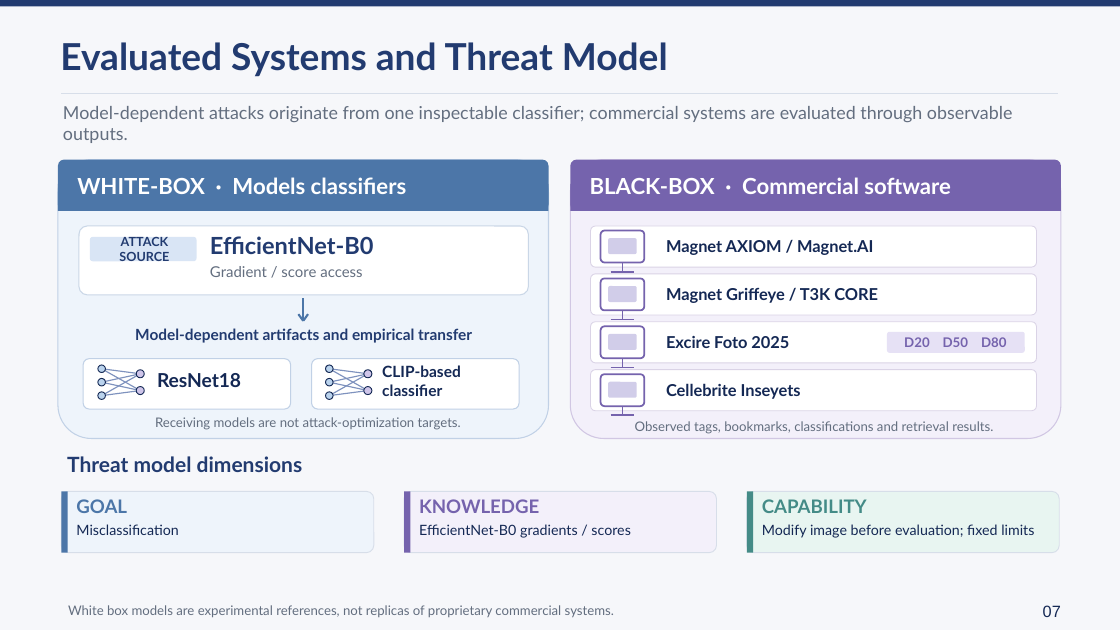
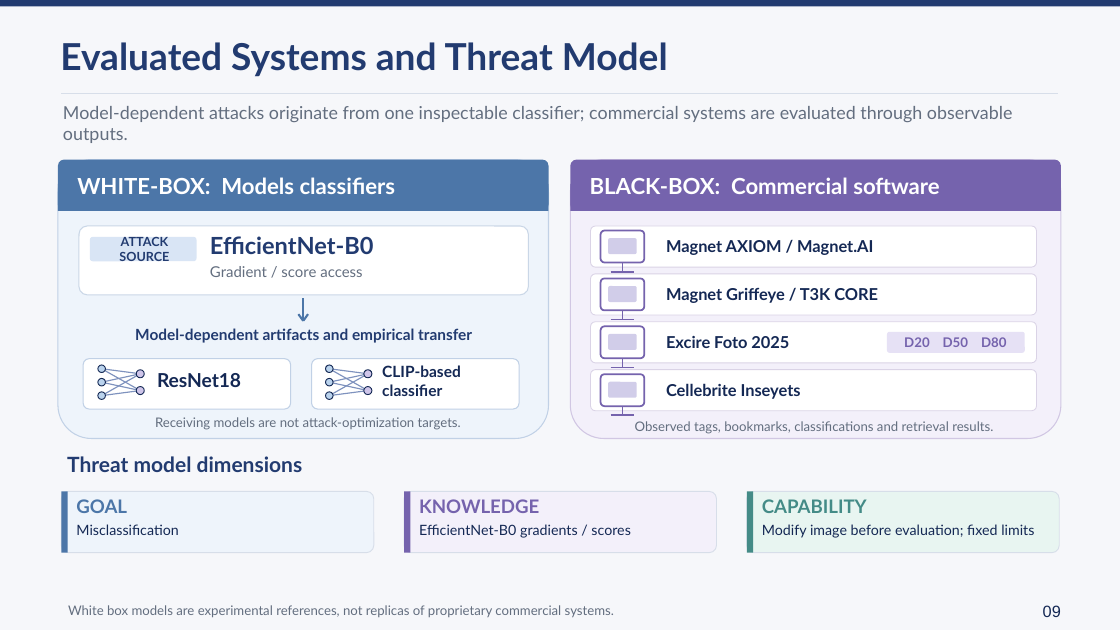
Before and after one commit to lmolinario/Molinario_Thesis_Defense_2026, a slide deck: slide 9 of Molinario_Thesis_Defense_2026.pptx. Drawn at 1120x630 pixels with LibreOffice and Linux fonts; fonts in the diff are those of the drawing. Boxes give left, top, right and bottom in pixels: in the first picture for what was removed or moved away, otherwise in the second. Text is boxed around its words. In the diff, an @@ line names an element or a change of style, - is before the commit and + after.

```diff
--- a/Molinario_Thesis_Defense_2026.pptx
+++ b/Molinario_Thesis_Defense_2026.pptx
@@ text at [77,177,395,194]: text changed @@
-WHITE-BOX · Models classifiers
+WHITE-BOX: Models classifiers
@@ text at [590,177,939,194]: text changed @@
-BLACK-BOX · Commercial software
+BLACK-BOX: Commercial software
@@ text at [1043,605,1061,617]: text changed @@
-07
+09
```
Also in this commit, not shown: 10 other slides changed.
